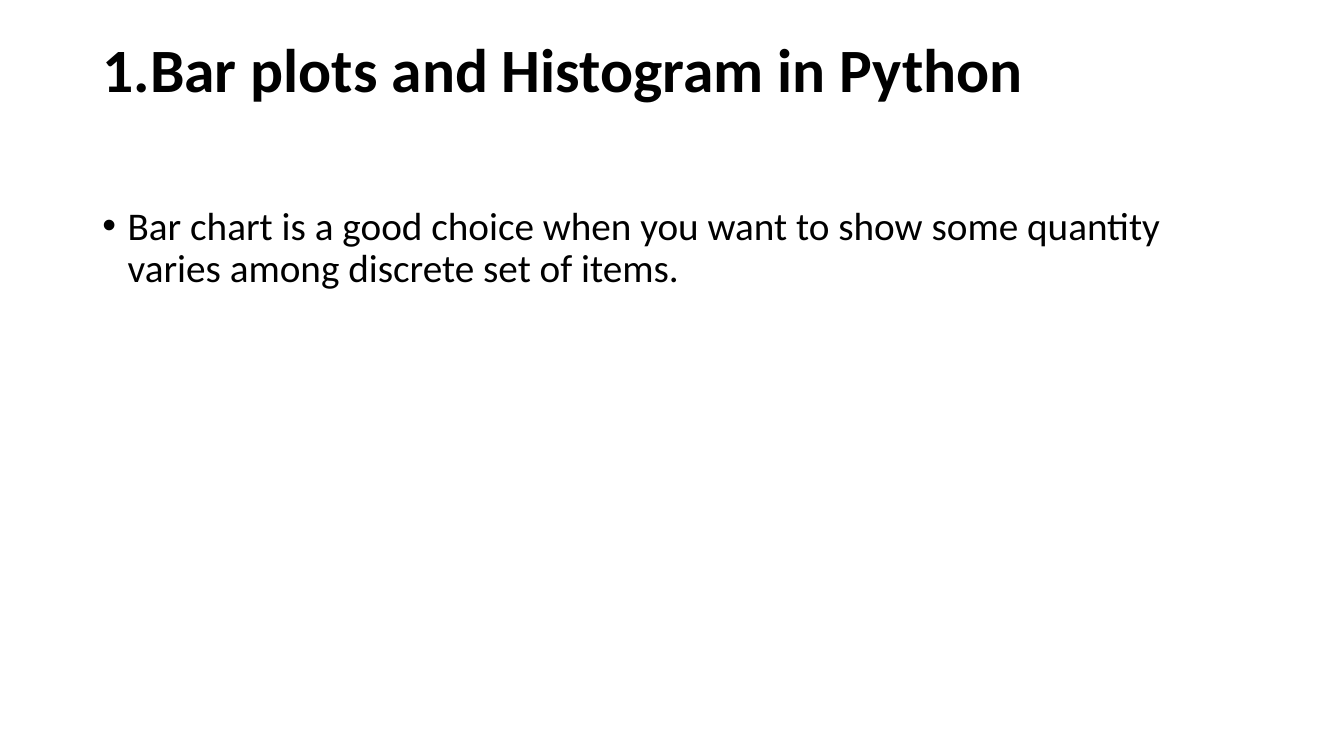
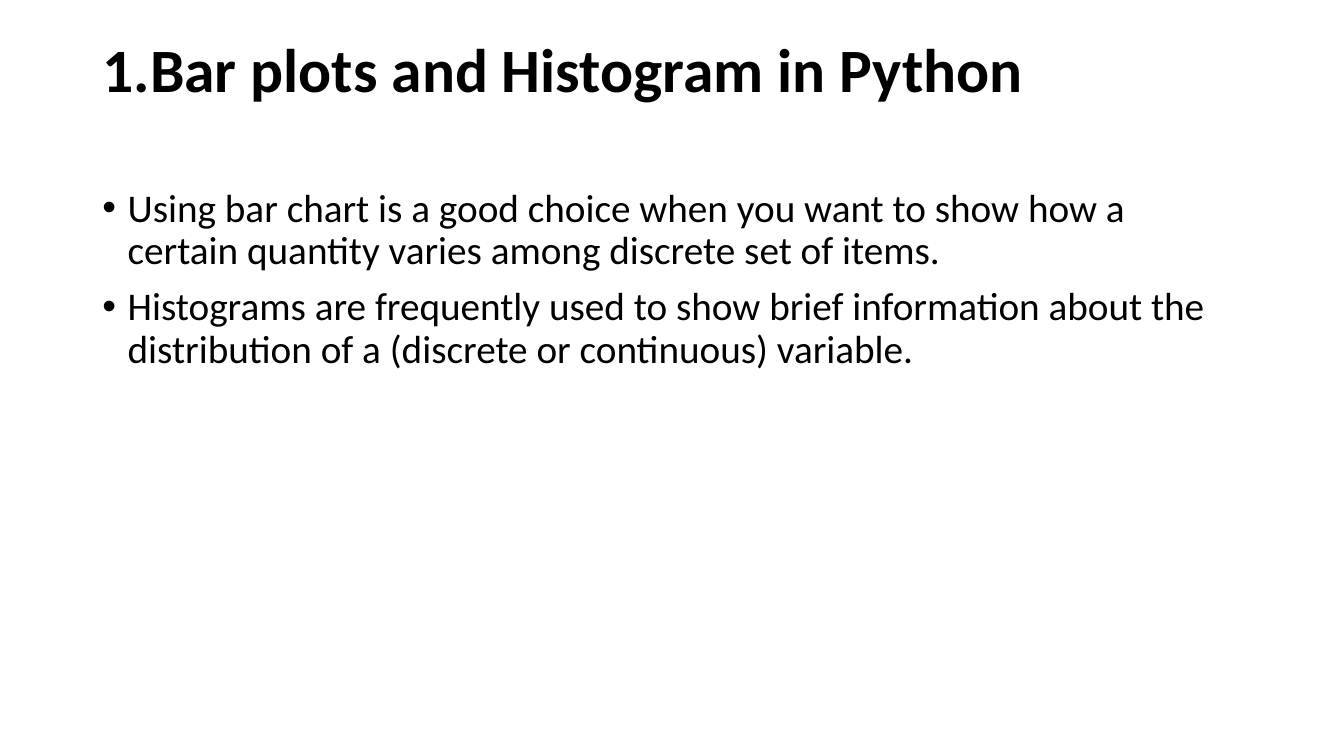
Before and after one commit to columbia-data-club/intro-to-data, a slide deck: slide 23 of intro to Python .pptx. Drawn at 1344x756 pixels with LibreOffice and Linux fonts; fonts in the diff are those of the drawing. Boxes give left, top, right and bottom in pixels: in the first picture for what was removed or moved away, otherwise in the second. Text is boxed around its words. In the diff, an @@ line names an element or a change of style, - is before the commit and + after.

```diff
--- a/intro to Python .pptx
+++ b/intro to Python .pptx
@@ text at (x1=128, y1=194, x2=1204, y2=369): text changed @@
-• Bar chart is a good choice when you want to show some quantity varies among discrete set of items.
+• Using bar chart is a good choice when you want to show how a certain quantity varies among discrete set of items.
+• Histograms are frequently used to show brief information about the distribution of a (discrete or continuous) variable.
```
Also in this commit, not shown: 1 other slide changed, 1 other file.
